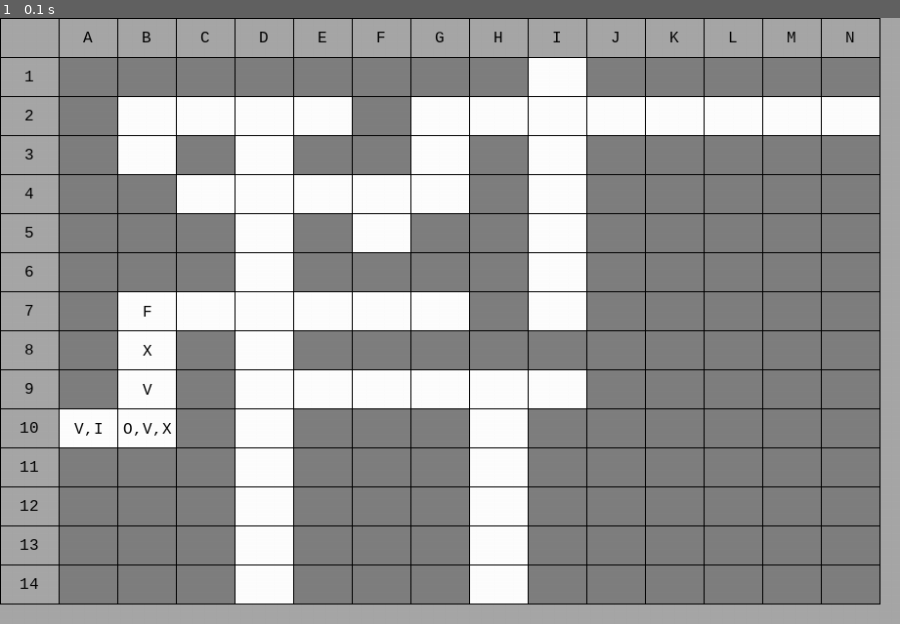
Above: before the commit, frame 1.
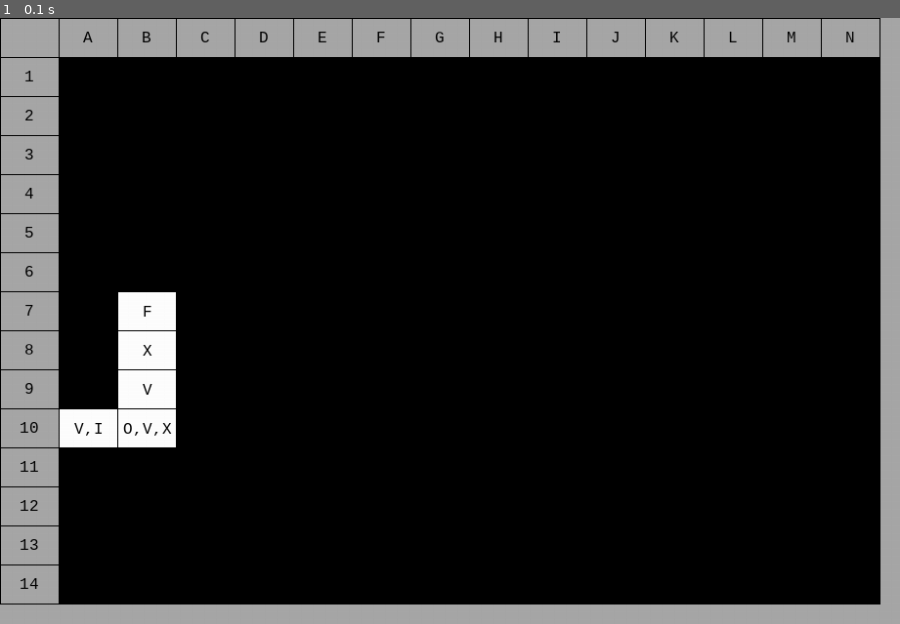
Above: after the commit, the same moment.

Repository: Edwin00821/FIA
Game: pygame game, started from agents-lab/main.py
Two runs of this game, one before a commit and one after it. Both use one fixed random seed, a clock stepped at 60 frames per second and the inputs below.
Inputs:
- Up to frame 1 (0.1 s): no input

The runs differ from the first frame. In frame 1, 79% of the frame differs, in the area x 6-98%, y 6-97%.

Commit message:
feat(practice-1): implement map masking system for agent exploration
Add comprehensive map discovery and masking functionality to simulate agent knowledge:

Core Components:
- Add is_discovered boolean property to Cell class for tracking visibility state
- Implement discover(), mask(), and is_visible() methods in Cell class
- Add map-level masking operations (mask_all, discover_cell, mask_cell)
- Add get_discovered_count() method for exploration statistics

Visual System Updates:
- Add COLOR_UNKNOWN configuration for undiscovered cells
- Modify TerrainRenderer to render undiscovered cells as dark
- Update MarksRenderer to only show marks on discovered cells

Diff:
--- a/agents-lab/src/app/application.py
+++ b/agents-lab/src/app/application.py
@@ -76,19 +76,28 @@
 
     def _add_demo_marks(self) -> None:
         from src.core.cell import CellMark
-
+        self.current_map.discover_cell(0, 0)
+
+        self.current_map.discover_cell(9, 0)
         self.current_map.grid[9][0].add_mark(CellMark.INITIAL)
         self.current_map.grid[9][0].add_mark(CellMark.VISITED)
 
+
+        self.current_map.discover_cell(9, 1)
         self.current_map.grid[9][1].add_mark(CellMark.VISITED)
         self.current_map.grid[9][1].add_mark(CellMark.DECISION)
         self.current_map.grid[9][1].add_mark(CellMark.CURRENT)
 
+        self.current_map.discover_cell(8, 1)
         self.current_map.grid[8][1].add_mark(CellMark.VISITED)
 
+        self.current_map.discover_cell(7, 1)
         self.current_map.grid[7][1].add_mark(CellMark.CURRENT)
 
+        self.current_map.discover_cell(6, 1)
         self.current_map.grid[6][1].add_mark(CellMark.FINAL)
+
+        self.current_map.mask_cell(0, 0)
 
 
     def _setup_event_handlers(self) -> None:
--- a/agents-lab/src/app/config/config_manager.py
+++ b/agents-lab/src/app/config/config_manager.py
@@ -29,6 +29,7 @@
     COLOR_BORDER: Tuple[int, int, int] = (0, 0, 0)
     COLOR_TEXT: Tuple[int, int, int] = (0, 0, 0)
     COLOR_HEADER: Tuple[int, int, int] = (200, 200, 200)
+    COLOR_UNKNOWN: Tuple[int, int, int] = (0, 0, 0)
 
 
 class ConfigManager:
--- a/agents-lab/src/app/rendering/terrain_renderer.py
+++ b/agents-lab/src/app/rendering/terrain_renderer.py
@@ -48,12 +48,21 @@
             col: Columna de la celda
         """
         cell = map_obj.grid[row][col]
-        color = self.config_manager.get_terrain_color(cell.terrain)
 
         border = self._border_width()
-        width, height = self._cell_size()
+        cell_width, cell_height = self._cell_size()
 
         x, y = self._cell_position(row, col)
 
-        # Dibujar el rectángulo de la celda
-        self.gfx.draw_rectangle(x, y, width - border, height - border, color)
+        # Determinar color y tamaño de la celda
+        if cell.is_visible():
+            color = self.config_manager.get_terrain_color(cell.terrain)
+            draw_width = cell_width - border
+            draw_height = cell_height - border
+        else:
+            color = self.disp.COLOR_UNKNOWN
+            draw_width = cell_width
+            draw_height = cell_height
+
+        # Dibujar la celda
+        self.gfx.draw_rectangle(x, y, draw_width, draw_height, color)
--- a/agents-lab/src/core/cell.py
+++ b/agents-lab/src/core/cell.py
@@ -75,6 +75,25 @@
         self.terrain = terrain
         self.marks: Set[CellMark] = set()
 
+        self.is_discovered: bool = False
+
+    def discover(self) -> None:
+        """Marca la celda como descubierta por un agente."""
+        self.is_discovered = True
+
+    def mask(self) -> None:
+        """Enmascara la celda (la marca como no descubierta)."""
+        self.is_discovered = False
+
+    def is_visible(self) -> bool:
+        """
+        Verifica si la celda es visible para el agente.
+
+        Returns:
+            bool: True si la celda ha sido descubierta
+        """
+        return self.is_discovered
+
     def is_passable(self) -> bool:
         """
         Verifica si esta celda puede ser atravesada.
--- a/agents-lab/src/core/map.py
+++ b/agents-lab/src/core/map.py
@@ -22,6 +22,58 @@
         self.rows = len(grid)
         self.cols = len(grid[0]) if grid else 0
 
+    def mask_all(self) -> None:
+        """Enmascara todo el mapa (marca todas las celdas como no descubiertas)."""
+        for row in range(self.rows):
+            for col in range(self.cols):
+                self.grid[row][col].mask()
+
+    def discover_cell(self, row: int, col: int) -> bool:
+        """
+        Descubre una celda específica.
+
+        Args:
+            row: Fila de la celda
+            col: Columna de la celda
+
+        Returns:
+            bool: True si la celda existe y se descubrió
+        """
+        if 0 <= row < self.rows and 0 <= col < self.cols:
+            self.grid[row][col].discover()
+            return True
+        return False
+
+    def mask_cell(self, row: int, col: int) -> bool:
+        """
+        Enmascara una celda específica.
+
+        Args:
+            row: Fila de la celda
+            col: Columna de la celda
+
+        Returns:
+            bool: True si la celda existe y se enmascaró
+        """
+        if 0 <= row < self.rows and 0 <= col < self.cols:
+            self.grid[row][col].mask()
+            return True
+        return False
+
+    def get_discovered_count(self) -> int:
+        """
+        Obtiene el número de celdas descubiertas.
+
+        Returns:
+            int: Cantidad de celdas descubiertas
+        """
+        count = 0
+        for row in range(self.rows):
+            for col in range(self.cols):
+                if self.grid[row][col].is_visible():
+                    count += 1
+        return count
+
     def __str__(self) -> str:
         """Representación string básica del mapa."""
         return f"Map(rows={self.rows}, cols={self.cols})"
Not shown, changed: agents-lab/README.md
